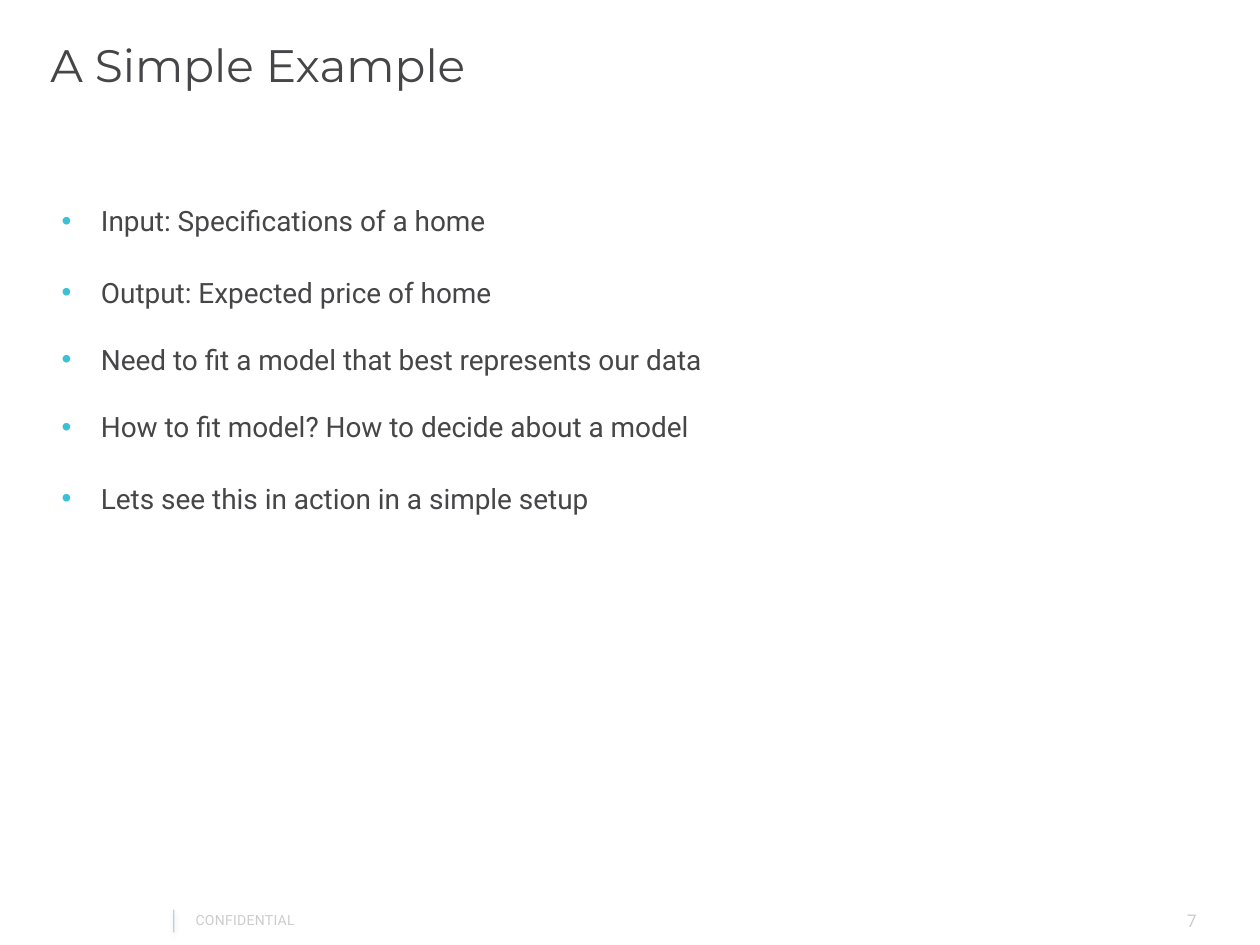
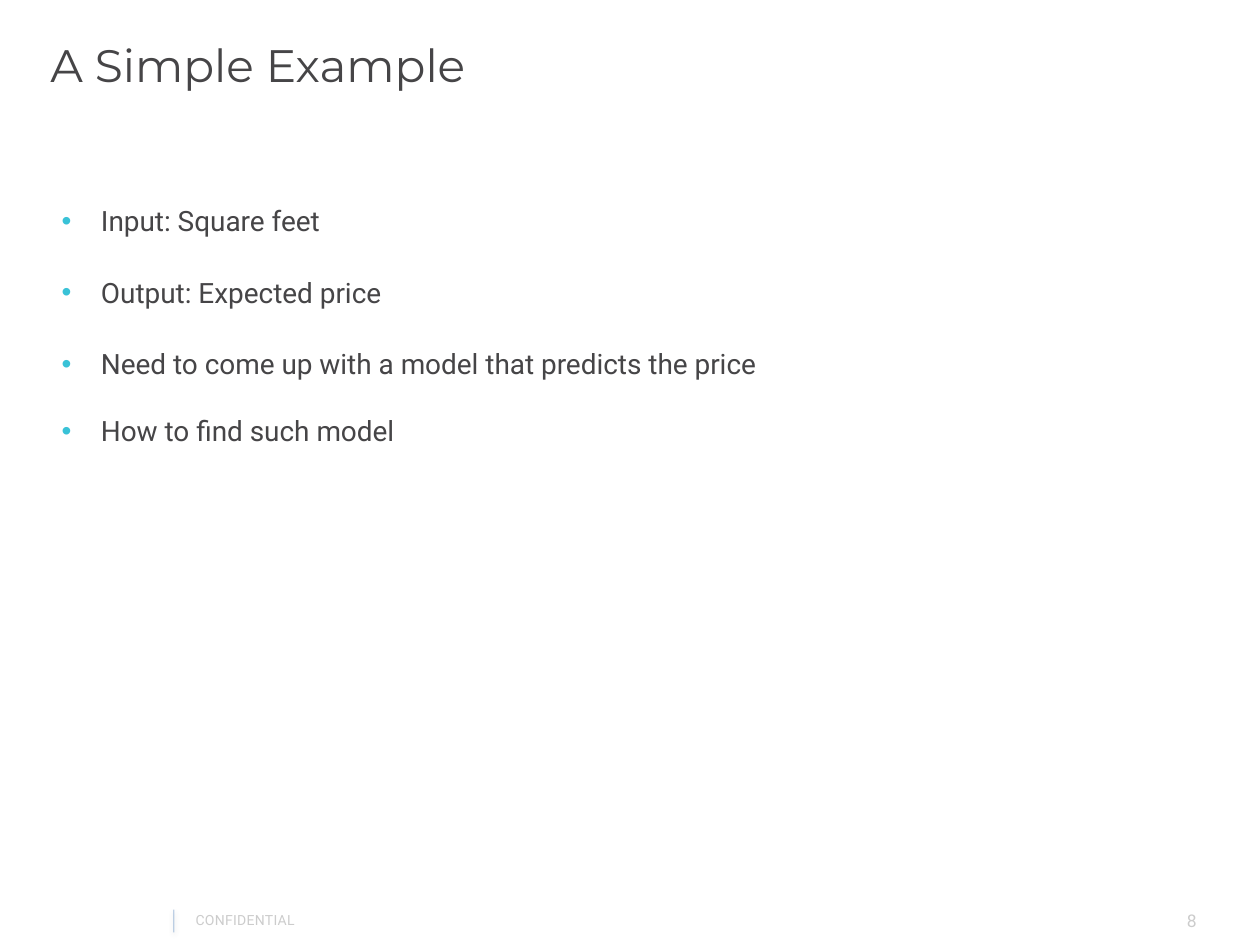
Before and after one commit to gautam0707/TechTalk1_Epam, a slide deck: slide 8 of TechTalk1.pptx (slide 7 before the commit). Drawn at 1260x945 pixels with LibreOffice and Linux fonts; fonts in the diff are those of the drawing; background and template pictures are left out. Boxes give left, top, right and bottom in pixels: in the first picture for what was removed or moved away, otherwise in the second. Text is boxed around its words. In the diff, an @@ line names an element or a change of style, - is before the commit and + after.

```diff
--- a/TechTalk1.pptx
+++ b/TechTalk1.pptx
@@ text at (101,209,756,442): text changed @@
-• Input: Specifications of a home
-• Output: Expected price of home
-• Need to fit a model that best represents our data
-• How to fit model? How to decide about a model
-• Lets see this in action in a simple setup
+• Input: Square feet
+• Output: Expected price
+• Need to come up with a model that predicts the price
+• How to find such model
@@ page number at (1187,915,1197,927): text changed @@
-7
+8
```
Also in this commit, not shown: 4 other slides changed, 2 slides added, 1 other file.
